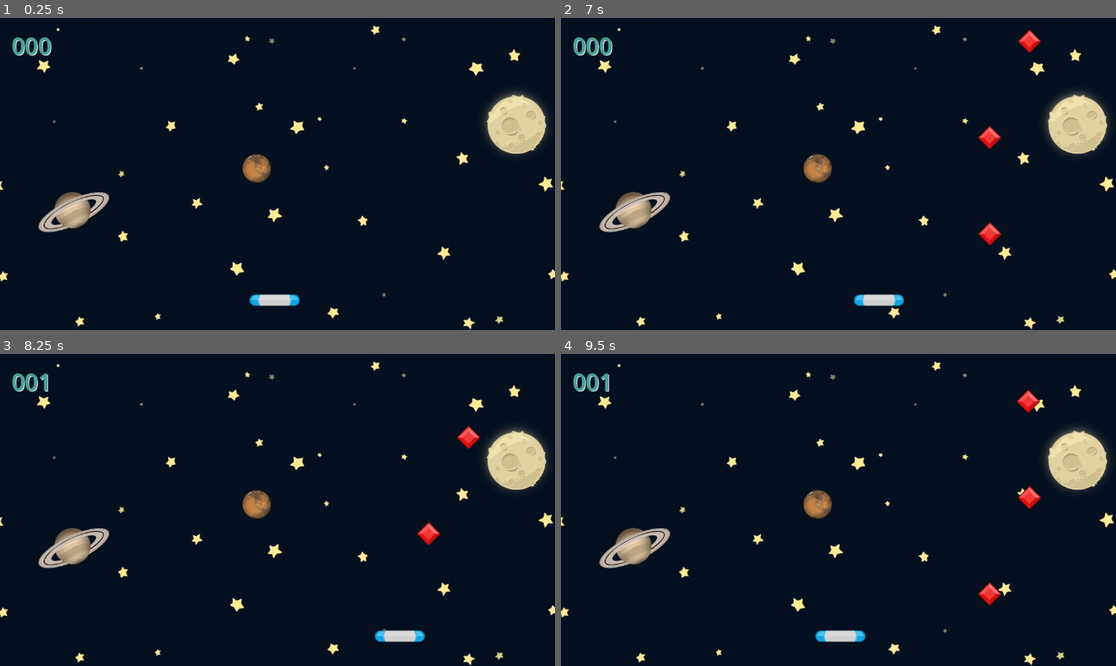
Above: before the commit, frames 1-4 (two rows, left to right).
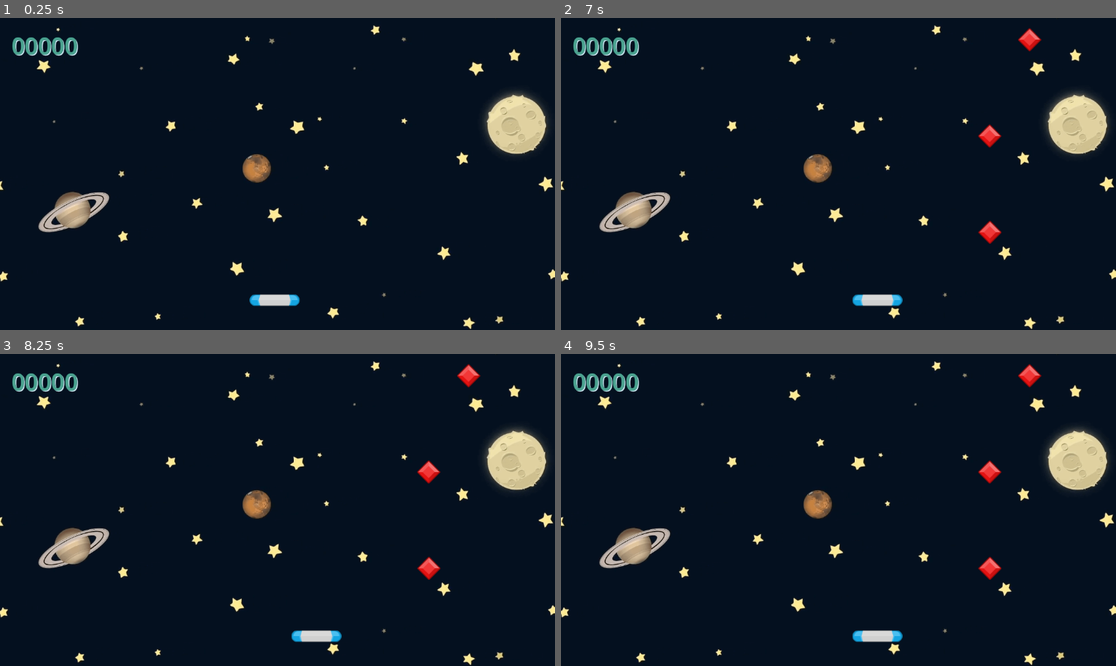
Above: after the commit, the same moments.

Repository: JaseBird/Gem-Catcher
Game: Godot game, scene res://scenes/game.tscn
Two runs of this game, one before a commit and one after it. Both use one fixed random seed, a clock stepped at 60 frames per second and the inputs below.
Inputs:
- Up to frame 1 (0.25 s): no input
- Up to frame 2 (7 s): tap Enter at 0.5 s; hold D (right) 0.53-1.28 s; hold A (left) 1.28-2.03 s; hold D (right) 2.03-3.53 s; hold A (left) 3.53-5.78 s; hold D (right) from 5.78 s (still down)
- Up to frame 3 (8.25 s): release D (right) at 8.03 s; hold A (left) from 8.03 s (still down)
- Up to frame 4 (9.5 s): keep holding A (left)

The runs differ from the first frame. In frame 1, 0.2% of the frame differs, in the area x 9-15%, y 6-13%; in frame 2, 0.6%; in frame 3, 1.8%; in frame 4, 1.9%, in the area x 7-87%, y 3-93%.

Commit message:
feat: add game_over function

Diff:
--- a/scenes/game.gd
+++ b/scenes/game.gd
@@ -2,6 +2,7 @@
 
 @export var gem_scene: PackedScene
 @onready var score_label: Label = $ScoreLabel
+@onready var spawn_timer: Timer = $SpawnTimer
 
 var _score: int = 0
 
@@ -23,8 +24,14 @@
 	add_child(new_gem)
 
 
+func stop_all() -> void:
+	spawn_timer.stop()
+	for child in get_children():
+		child.set_process(false)
+
+
 func game_over() -> void:
-	print("game_over")
+	stop_all()
 
 
 func _on_spawn_timer_timeout() -> void:
@@ -33,5 +40,5 @@
 
 func _on_paddle_area_entered(area: Area2D) -> void:
 	_score += 1
-	score_label.text = "%03d" % _score
+	score_label.text = "%05d" % _score
 	area.queue_free()
--- a/scenes/game.tscn
+++ b/scenes/game.tscn
@@ -33,7 +33,7 @@
 theme_override_constants/shadow_offset_y = 2
 theme_override_constants/outline_size = 2
 theme_override_font_sizes/font_size = 48
-text = "000"
+text = "00000"
 
 [connection signal="area_entered" from="Paddle" to="." method="_on_paddle_area_entered"]
 [connection signal="timeout" from="SpawnTimer" to="." method="_on_spawn_timer_timeout"]
